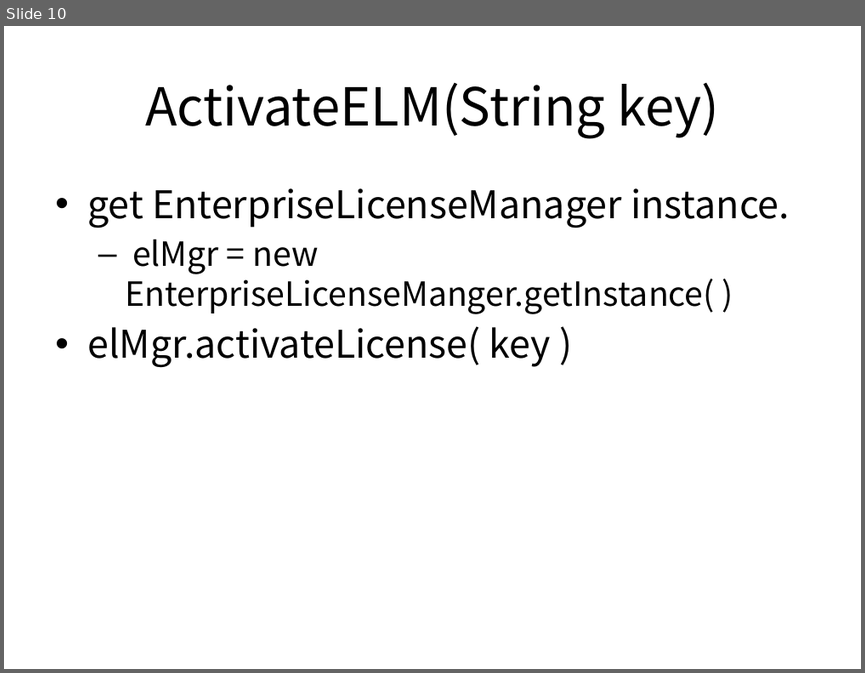
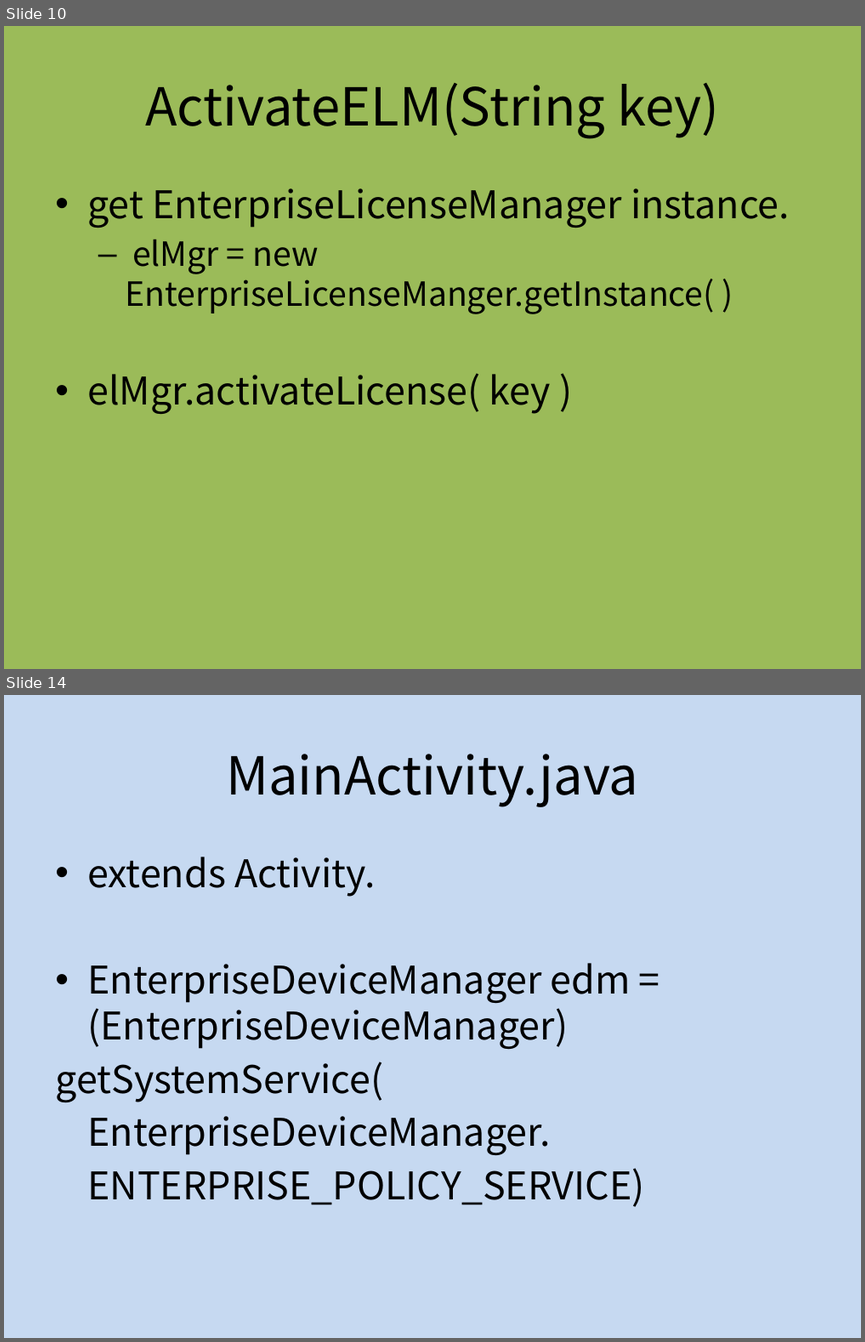
Before and after one commit to dummyFirst/NHK_Japanese, a slide deck: Android/AppControl.pptx. Shown one above the other, each under a label of ours: slide 10 before the commit, slides 10 and 14 after it; the slides between them are not shown. The pictures are 865x673 and 865x1342 pixels, drawn with LibreOffice and Linux fonts; fonts in the diff are those of the drawing. Boxes give left, top, right and bottom in pixels: in the first picture for what was removed or moved away, otherwise in the second. Text is boxed around its words. In the diff, an @@ line names an element or a change of style, - is before the commit and + after.

Commit message:
Add the outlines of other java files

```diff
--- a/Android/AppControl.pptx
+++ b/Android/AppControl.pptx
@@ slide 14 added at (x1=4, y1=695, x2=861, y2=1338), background #C6D9F1 @@
@@ title added at (x1=226, y1=754, x2=639, y2=807), 44 pt, text #000000 @@
+MainActivity.java
@@ text added at (x1=55, y1=857, x2=645, y2=1207), 32 pt, text #000000 @@
+• extends Activity.
+• EnterpriseDeviceManager edm = (EnterpriseDeviceManager)
+getSystemService(
+EnterpriseDeviceManager.
+ENTERPRISE_POLICY_SERVICE)
@@ slide 10 changed as well @@
@@ background #FFFFFF to #9BBB59 @@
@@ text "get EnterpriseLicenseManager instance." rewrapped from (x1=87, y1=188, x2=789, y2=368) to (x1=87, y1=188, x2=789, y2=414) @@
```
Also in this commit, not shown: 8 other slides changed, 5 other slides added.
